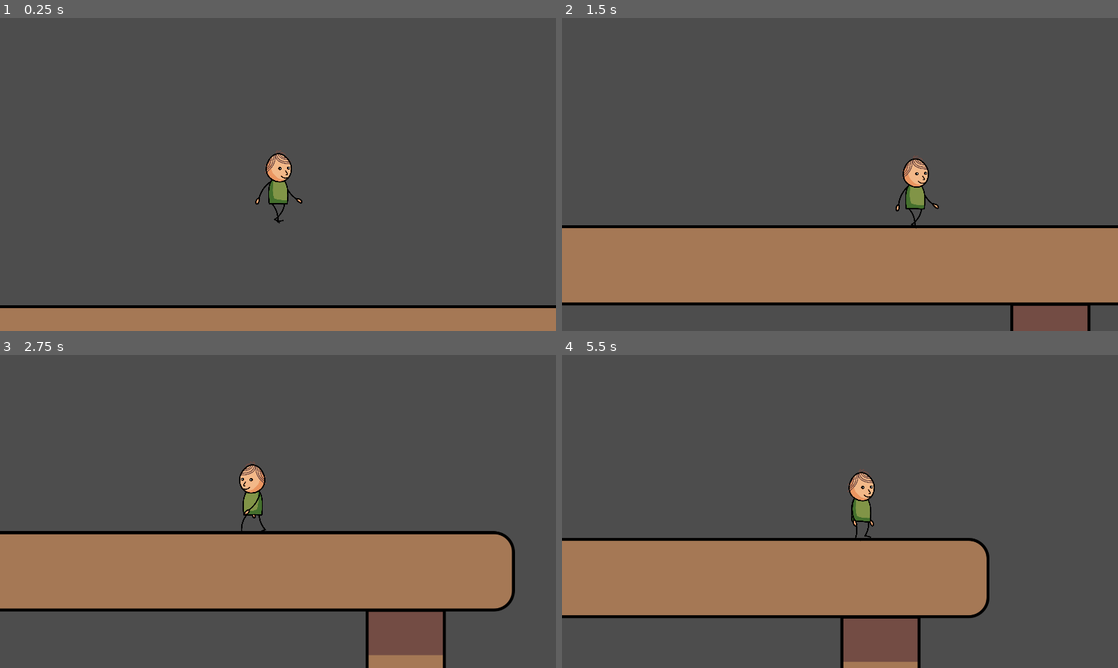
Above: before the commit, frames 1-4 (two rows, left to right).
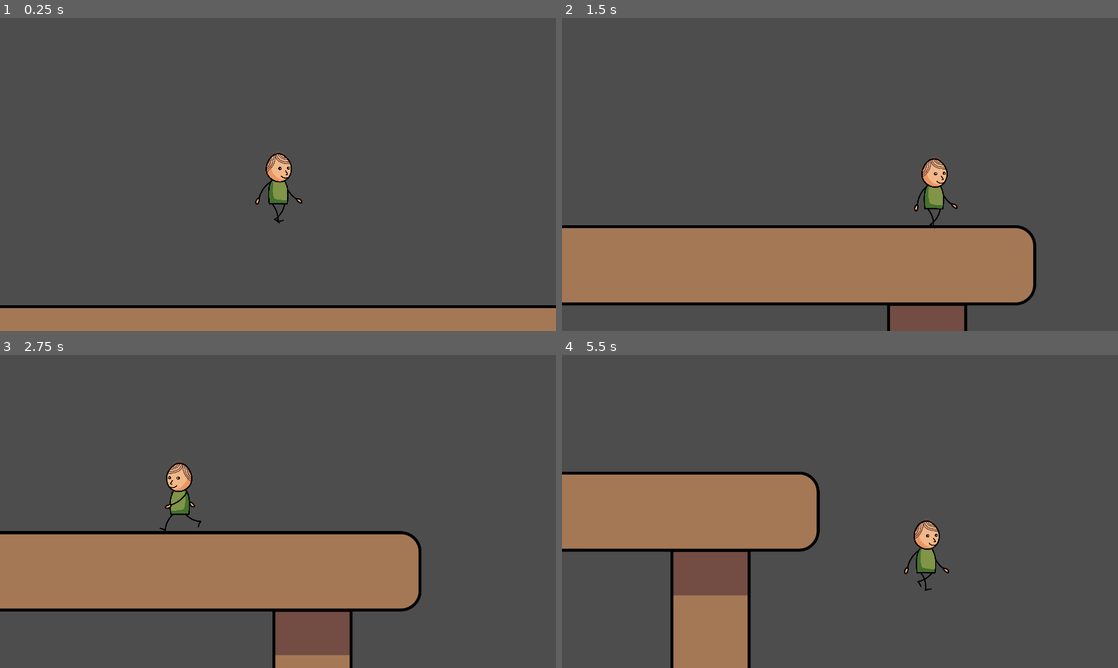
Above: after the commit, the same moments.

Repository: PingGames/GMTK-2023
Game: Godot game, scene res://scenes/level.tscn
Two runs of this game, one before a commit and one after it. Both use one fixed random seed, a clock stepped at 60 frames per second and the inputs below. This scene is started directly instead of the project's main scene.
Inputs:
- Up to frame 1 (0.25 s): no input
- Up to frame 2 (1.5 s): hold Shift (shift, bound only after the commit) 0.53-1.28 s; hold Right (move_right) from 0.53 s (still down); tap Space (jump) at 0.77 s; tap Shift (shift, bound only after the commit) at 1.35 s
- Up to frame 3 (2.75 s): tap Space (jump) at 1.52 s; release Right (move_right) at 2.03 s; hold Left (move_left) from 2.03 s (still down); hold Shift (shift, bound only after the commit) from 2.03 s (still down)
- Up to frame 4 (5.5 s): release Left (move_left) at 2.78 s; release Shift (shift, bound only after the commit) at 2.78 s; hold Right (move_right) 2.78-4.28 s; tap Shift (shift, bound only after the commit) at 2.85, 4.35 s; tap Space (jump) at 3.02, 3.77, 4.52 s; hold Shift (shift, bound only after the commit) 3.53-4.28 s; hold Left (move_left) 4.28-5.03 s; hold Right (move_right) from 5.03 s (still down); hold Shift (shift, bound only after the commit) from 5.03 s (still down)

The runs differ from the first frame. In frame 2, 7.6% of the frame differs, in the area x 58-100%, y 44-100%; in frame 3, 11%; in frame 4, 33%, in the area x 0-77%, y 36-100%.

Commit message:
Add run ability to main character

Diff:
--- a/src/project.godot
+++ b/src/project.godot
@@ -42,6 +42,11 @@
 "events": [Object(InputEventKey,"resource_local_to_scene":false,"resource_name":"","device":0,"window_id":0,"alt_pressed":false,"shift_pressed":false,"ctrl_pressed":false,"meta_pressed":false,"pressed":false,"keycode":0,"physical_keycode":32,"key_label":0,"unicode":0,"echo":false,"script":null)
 ]
 }
+shift={
+"deadzone": 0.5,
+"events": [Object(InputEventKey,"resource_local_to_scene":false,"resource_name":"","device":0,"window_id":0,"alt_pressed":false,"shift_pressed":false,"ctrl_pressed":false,"meta_pressed":false,"pressed":false,"keycode":0,"physical_keycode":4194325,"key_label":0,"unicode":0,"echo":false,"script":null)
+]
+}
 
 [layer_names]
 
--- a/src/scenes/character-pivot.tscn
+++ b/src/scenes/character-pivot.tscn
@@ -475,6 +475,18 @@
 "update": 0,
 "values": [0.0503369]
 }
+tracks/18/type = "value"
+tracks/18/imported = false
+tracks/18/enabled = true
+tracks/18/path = NodePath("RigSide/BottomBone:rest")
+tracks/18/interp = 1
+tracks/18/loop_wrap = true
+tracks/18/keys = {
+"times": PackedFloat32Array(0),
+"transitions": PackedFloat32Array(1),
+"update": 0,
+"values": [Transform2D(0.999927, 0.0120878, -0.0120878, 0.999927, -1, 24)]
+}
 
 [sub_resource type="Animation" id="Animation_7lqci"]
 resource_name = "fall"
@@ -951,12 +963,174 @@
 "values": [0.0503369, 0.0503369, 0.0503369, 0.0503369]
 }
 
+[sub_resource type="Animation" id="Animation_fte1j"]
+resource_name = "run"
+loop_mode = 1
+step = 0.05
+tracks/0/type = "value"
+tracks/0/imported = false
+tracks/0/enabled = true
+tracks/0/path = NodePath("RigSide/BottomBone:rest")
+tracks/0/interp = 1
+tracks/0/loop_wrap = true
+tracks/0/keys = {
+"times": PackedFloat32Array(),
+"transitions": PackedFloat32Array(),
+"update": 0,
+"values": []
+}
+tracks/1/type = "value"
+tracks/1/imported = false
+tracks/1/enabled = true
+tracks/1/path = NodePath("RigSide/BottomBone:position")
+tracks/1/interp = 1
+tracks/1/loop_wrap = true
+tracks/1/keys = {
+"times": PackedFloat32Array(0, 0.05, 0.1, 0.25, 0.3, 0.35, 0.5, 0.55, 0.6, 0.75, 0.8, 0.85, 1),
+"transitions": PackedFloat32Array(1, 1, 1, 1, 1, 1, 1, 1, 1, 1, 1, 1, 1),
+"update": 0,
+"values": [Vector2(-1, 10), Vector2(-1, 19), Vector2(-1, 21), Vector2(-1, 10), Vector2(-1, 1), Vector2(-1, 4.76837e-07), Vector2(-1, 10), Vector2(-1, 20), Vector2(-1, 24), Vector2(-1, 10), Vector2(-1, 2), Vector2(-1, -2), Vector2(-1, 10)]
+}
+tracks/2/type = "value"
+tracks/2/imported = false
+tracks/2/enabled = true
+tracks/2/path = NodePath("RigSide/BottomBone:rotation")
+tracks/2/interp = 1
+tracks/2/loop_wrap = true
+tracks/2/keys = {
+"times": PackedFloat32Array(0, 0.05, 0.1, 0.25, 0.3, 0.35, 0.5, 0.55, 0.6, 0.75, 0.8, 0.85, 1),
+"transitions": PackedFloat32Array(1, 1, 1, 1, 1, 1, 1, 1, 1, 1, 1, 1, 1),
+"update": 0,
+"values": [0.0120881, 0.0120881, 0.0120881, 0.0120881, 0.0120881, 0.0120881, 0.0120881, 0.0120881, 0.0120881, 0.0120881, 0.0120881, 0.0120881, 0.0120881]
+}
+tracks/3/type = "value"
+tracks/3/imported = false
+tracks/3/enabled = true
+tracks/3/path = NodePath("RigSide/BottomBone/RightUpperLegBone:position")
+tracks/3/interp = 1
+tracks/3/loop_wrap = true
+tracks/3/keys = {
+"times": PackedFloat32Array(0, 0.3, 0.5, 0.6, 0.7, 1),
+"transitions": PackedFloat32Array(1, 1, 1, 1, 1, 1),
+"update": 0,
+"values": [Vector2(-86.9954, 1.62754), Vector2(-63.5094, -41.2395), Vector2(-58.328, -26.2996), Vector2(-41.7385, -60.506), Vector2(-39.8432, -69.1971), Vector2(-86.9954, 1.62754)]
+}
+tracks/4/type = "value"
+tracks/4/imported = false
+tracks/4/enabled = true
+tracks/4/path = NodePath("RigSide/BottomBone/RightUpperLegBone:rotation")
+tracks/4/interp = 1
+tracks/4/loop_wrap = true
+tracks/4/keys = {
+"times": PackedFloat32Array(0, 0.3, 0.5, 0.6, 0.7, 1),
+"transitions": PackedFloat32Array(1, 1, 1, 1, 1, 1),
+"update": 0,
+"values": [-0.0322264, 1.09196, 1.45641, 1.28255, 1.1087, -0.0322264]
+}
+tracks/5/type = "value"
+tracks/5/imported = false
+tracks/5/enabled = true
+tracks/5/path = NodePath("RigSide/BottomBone/LeftUpperLegBone:position")
+tracks/5/interp = 1
+tracks/5/loop_wrap = true
+tracks/5/keys = {
+"times": PackedFloat32Array(0, 0.2, 0.5, 1),
+"transitions": PackedFloat32Array(1, 1, 1, 1),
+"update": 0,
+"values": [Vector2(90.809, -17.1005), Vector2(79.1841, -68.6356), Vector2(67.9051, -8.82227), Vector2(90.809, -17.1005)]
+}
+tracks/6/type = "value"
+tracks/6/imported = false
+tracks/6/enabled = true
+tracks/6/path = NodePath("RigSide/BottomBone/LeftUpperLegBone:rotation")
+tracks/6/interp = 1
+tracks/6/loop_wrap = true
+tracks/6/keys = {
+"times": PackedFloat32Array(0, 0.2, 0.5, 1),
+"transitions": PackedFloat32Array(1, 1, 1, 1),
+"update": 0,
+"values": [1.05214, 0.441131, -0.475388, 1.05214]
+}
+tracks/7/type = "value"
+tracks/7/imported = false
+tracks/7/enabled = true
+tracks/7/path = NodePath("RigSide/BottomBone/RightShoulderBone:position")
+tracks/7/interp = 1
+tracks/7/loop_wrap = true
+tracks/7/keys = {
+"times": PackedFloat32Array(0, 0.05, 0.4, 0.5, 0.55, 0.95, 1),
+"transitions": PackedFloat32Array(1, 1, 1, 1, 1, 1, 1),
+"update": 0,
+"values": [Vector2(-97.2931, -271.844), Vector2(-97.2931, -271.844), Vector2(-97.2931, -271.844), Vector2(-97.2931, -271.844), Vector2(-97.2931, -271.844), Vector2(-97.2931, -271.844), Vector2(-97.2931, -271.844)]
+}
+tracks/8/type = "value"
+tracks/8/imported = false
+tracks/8/enabled = true
+tracks/8/path = NodePath("RigSide/BottomBone/RightShoulderBone:rotation")
+tracks/8/interp = 1
+tracks/8/loop_wrap = true
+tracks/8/keys = {
+"times": PackedFloat32Array(0, 0.05, 0.4, 0.5, 0.55, 0.95, 1),
+"transitions": PackedFloat32Array(1, 1, 1, 1, 1, 1, 1),
+"update": 0,
+"values": [0.468041, 0.394559, -0.9579, -1.19754, -1.13555, 0.355854, 0.468041]
+}
+tracks/9/type = "value"
+tracks/9/imported = false
+tracks/9/enabled = true
+tracks/9/path = NodePath("RigSide/BottomBone/LeftShoulderBone:position")
+tracks/9/interp = 1
+tracks/9/loop_wrap = true
+tracks/9/keys = {
+"times": PackedFloat32Array(0, 0.05, 0.15, 0.45, 0.5, 0.55, 0.9, 1),
+"transitions": PackedFloat32Array(1, 1, 1, 1, 1, 1, 1, 1),
+"update": 0,
+"values": [Vector2(83.9475, -253.033), Vector2(83.9475, -253.033), Vector2(83.9475, -253.033), Vector2(83.9475, -253.033), Vector2(83.9475, -253.033), Vector2(83.9475, -253.033), Vector2(83.9475, -253.033), Vector2(83.9475, -253.033)]
+}
+tracks/10/type = "value"
+tracks/10/imported = false
+tracks/10/enabled = true
+tracks/10/path = NodePath("RigSide/BottomBone/LeftShoulderBone:rotation")
+tracks/10/interp = 1
+tracks/10/loop_wrap = true
+tracks/10/keys = {
+"times": PackedFloat32Array(0, 0.05, 0.15, 0.45, 0.5, 0.55, 0.9, 1),
+"transitions": PackedFloat32Array(1, 1, 1, 1, 1, 1, 1, 1),
+"update": 0,
+"values": [-0.220414, -0.181689, 0.151626, 1.70552, 1.84015, 1.77794, 0.0566238, -0.220414]
+}
+tracks/11/type = "value"
+tracks/11/imported = false
+tracks/11/enabled = true
+tracks/11/path = NodePath("RigSide/BottomBone/TorsoBone:position")
+tracks/11/interp = 1
+tracks/11/loop_wrap = true
+tracks/11/keys = {
+"times": PackedFloat32Array(0.05, 0.1, 0.15, 0.35, 0.4, 0.65, 0.85, 0.9, 0.95),
+"transitions": PackedFloat32Array(1, 1, 1, 1, 1, 1, 1, 1, 1),
+"update": 0,
+"values": [Vector2(1.64858, -288.07), Vector2(1.85409, -271.069), Vector2(1.94678, -263.402), Vector2(1.74529, -280.07), Vector2(1.68082, -285.403), Vector2(1.9226, -265.402), Vector2(1.68485, -285.07), Vector2(1.75738, -279.07), Vector2(1.75738, -279.07)]
+}
+tracks/12/type = "value"
+tracks/12/imported = false
+tracks/12/enabled = true
+tracks/12/path = NodePath("RigSide/BottomBone/TorsoBone:rotation")
+tracks/12/interp = 1
+tracks/12/loop_wrap = true
+tracks/12/keys = {
+"times": PackedFloat32Array(0.05, 0.1, 0.15, 0.35, 0.4, 0.65, 0.85, 0.9, 0.95),
+"transitions": PackedFloat32Array(1, 1, 1, 1, 1, 1, 1, 1, 1),
+"update": 0,
+"values": [0.0503369, 0.0503369, 0.0503369, 0.0503369, 0.0503369, 0.0503369, 0.0503369, 0.0503369, 0.0503369]
+}
+
 [sub_resource type="AnimationLibrary" id="AnimationLibrary_3bg5w"]
 _data = {
 "RESET": SubResource("Animation_725ar"),
 "fall": SubResource("Animation_7lqci"),
 "idle": SubResource("Animation_owdfj"),
 "jump": SubResource("Animation_x77on"),
+"run": SubResource("Animation_fte1j"),
 "walk": SubResource("Animation_ldvcs")
 }
 
@@ -1110,7 +1284,7 @@
 [node name="LeftShoulderBone" type="Bone2D" parent="RigSide/BottomBone"]
 position = Vector2(83.9475, -253.033)
 rotation = 0.145274
-scale = Vector2(0.999867, 0.999867)
+scale = Vector2(0.999866, 0.999866)
 rest = Transform2D(0.998939, 0.045276, -0.045276, 0.998939, 83.9475, -253.033)
 
 [node name="ArmBone" type="Bone2D" parent="RigSide/BottomBone/LeftShoulderBone"]
@@ -1128,7 +1302,7 @@
 [node name="RightUpperLegBone" type="Bone2D" parent="RigSide/BottomBone"]
 position = Vector2(-87.9419, 6.06397)
 rotation = 0.0802669
-scale = Vector2(0.999865, 0.999865)
+scale = Vector2(0.999851, 0.999851)
 rest = Transform2D(0.999901, 0.0140545, -0.0140545, 0.999901, -98, 6)
 
 [node name="LegBone" type="Bone2D" parent="RigSide/BottomBone/RightUpperLegBone"]
@@ -1152,7 +1326,7 @@
 [node name="LeftUpperLegBone" type="Bone2D" parent="RigSide/BottomBone"]
 position = Vector2(76.9537, -4.93097)
 rotation = 0.554631
-scale = Vector2(0.999872, 0.999872)
+scale = Vector2(0.999848, 0.999848)
 rest = Transform2D(0.999697, -0.0246231, 0.0246231, 0.999697, 105, 1)
 
 [node name="LegBone" type="Bone2D" parent="RigSide/BottomBone/LeftUpperLegBone"]
@@ -1179,7 +1353,7 @@
 [node name="RightShoulderBone" type="Bone2D" parent="RigSide/BottomBone"]
 position = Vector2(-97.2931, -271.844)
 rotation = 0.160033
-scale = Vector2(0.999819, 0.999819)
+scale = Vector2(0.999831, 0.999831)
 rest = Transform2D(0.995428, 0.0952081, -0.0952081, 0.995428, -97.2931, -271.844)
 editor_settings/show_bone_gizmo = false
 
@@ -1207,3 +1381,10 @@
 
 [node name="HeadSprite" type="Sprite2D" parent="RigSide/BottomBone/TorsoBone/HeadBone"]
 texture = ExtResource("15_ad5r3")
+
+[node name="ColorRect" type="ColorRect" parent="."]
+visible = false
+offset_left = -496.0
+offset_top = 240.0
+offset_right = 546.0
+offset_bottom = 280.0
--- a/src/scripts/character.gd
+++ b/src/scripts/character.gd
@@ -16,16 +16,21 @@
 		Input.get_action_strength("move_right")
 		- Input.get_action_strength("move_left")
 	)
+	var shift_key_pressed = Input.is_action_pressed("shift")
 
 	velocity.x = horizontal_direction * speed
 	velocity.y += gravity * delta
+
+	if shift_key_pressed:
+		velocity.x *= 2.5
 
 	var is_falling := velocity.y > 0.0 and not is_on_floor()
 	var is_jumping := Input.is_action_just_pressed("jump") and is_on_floor()
 	var is_double_jumping := Input.is_action_just_released("jump") and is_falling
 	var is_jump_cancelled := Input.is_action_just_released("jump") and velocity.y > 0.0
 	var is_idling := is_on_floor() and is_zero_approx(velocity.x)
-	var is_running := is_on_floor() and not is_zero_approx(velocity.x)
+	var is_running := is_on_floor() and not is_zero_approx(velocity.x) and Input.is_action_pressed("shift")
+	var is_walking := is_on_floor() and not is_zero_approx(velocity.x) and not Input.is_action_pressed("shift")
 
 	if is_jumping or is_double_jumping:
 		_jumps_made += 1
@@ -33,7 +38,7 @@
 			velocity.y = -jump_strength
 	elif is_jump_cancelled:
 		velocity.y = 0.0
-	elif is_idling or is_running:
+	elif is_idling or is_walking or is_running:
 		_jumps_made = 0
 
 	if horizontal_direction == 1:
@@ -49,10 +54,14 @@
 		$Character/RigFront.show()
 		$Character/RigSide.hide()
 		$Character/AnimationPlayer.play("idle")
+	elif is_walking:
+		$Character/RigSide.show()
+		$Character/RigFront.hide()
+		$Character/AnimationPlayer.play("walk")
 	elif is_running:
 		$Character/RigSide.show()
 		$Character/RigFront.hide()
-		$Character/AnimationPlayer.play("walk")
+		$Character/AnimationPlayer.play("run")
 	elif is_falling:
 		$Character/RigSide.show()
 		$Character/RigFront.hide()
Not shown: 1 places in src/scenes/character-pivot.tscn that only renumber resources
